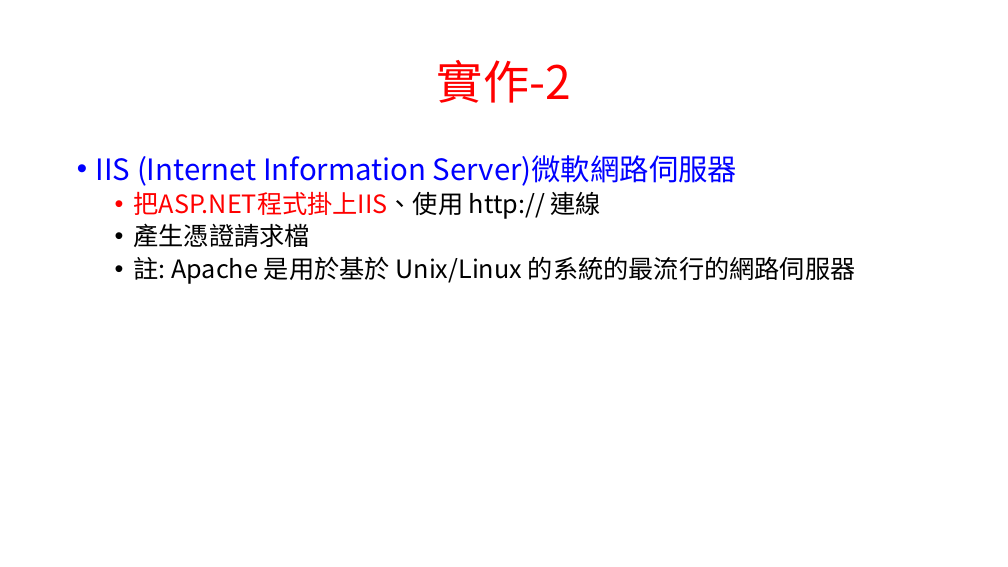
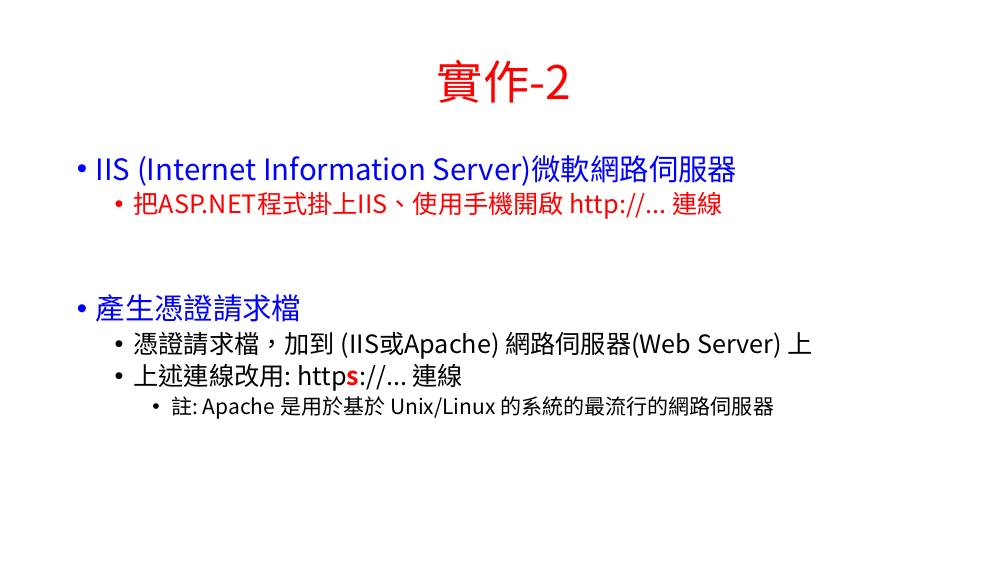
Before and after one commit to chih-chengwu/Information-Security-Markdown, a slide deck: slide 6 of 1-1.課堂規定及評量標準.pptx. Drawn at 1008x567 pixels with LibreOffice and Linux fonts; fonts in the diff are those of the drawing. Boxes give left, top, right and bottom in pixels: in the first picture for what was removed or moved away, otherwise in the second. Text is boxed around its words. In the diff, an @@ line names an element or a change of style, - is before the commit and + after.

```diff
--- a/1-1.課堂規定及評量標準.pptx
+++ b/1-1.課堂規定及評量標準.pptx
@@ text at (134, 191, 723, 219): text changed @@
-  • 把ASP.NET程式掛上IIS、使用 http:// 連線
+  • 把ASP.NET程式掛上IIS、使用手機開啟 http://... 連線
@@ text at (96, 294, 774, 419): size 24 to 28 pt, text colour #000000 to #0000FF in "產生憑證請求檔"; size 24 to 20 pt in "註: Apache 是用於基於 Unix/Linux 的系統的最流行的網路伺服器"; list level 2 to 1 in "產生憑證請求檔"; list level 2 to 3 in "註: Apache 是用於基於 Unix/Linux 的系統的最流行的網路伺服器" @@
@@ text at (134, 331, 813, 391): paragraphs added @@
+  • 憑證請求檔，加到 (IIS或Apache) 網路伺服器(Web Server) 上
+  • 上述連線改用: https://... 連線
```
Also in this commit, not shown: 2 other slides changed, 4 other files.
